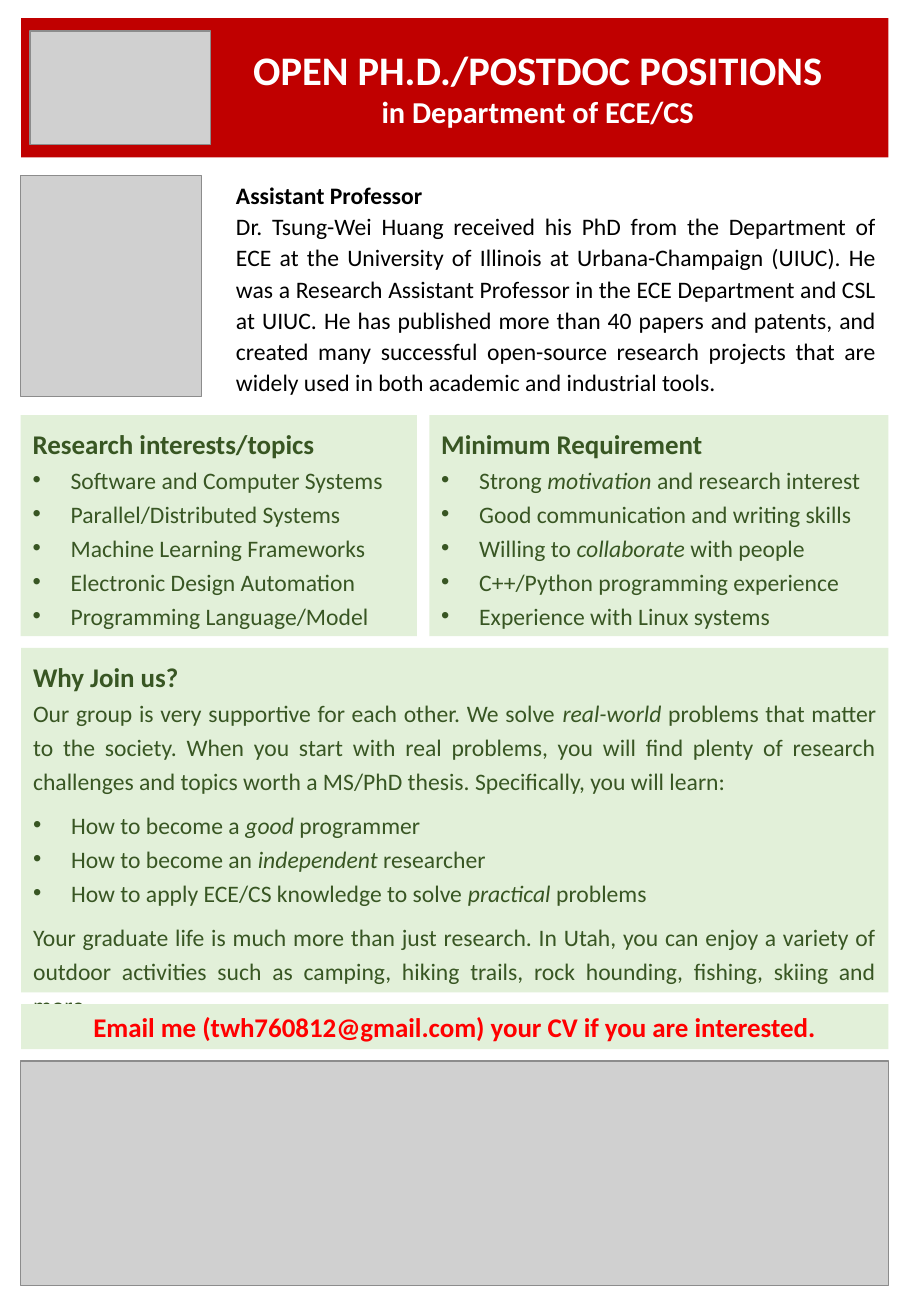
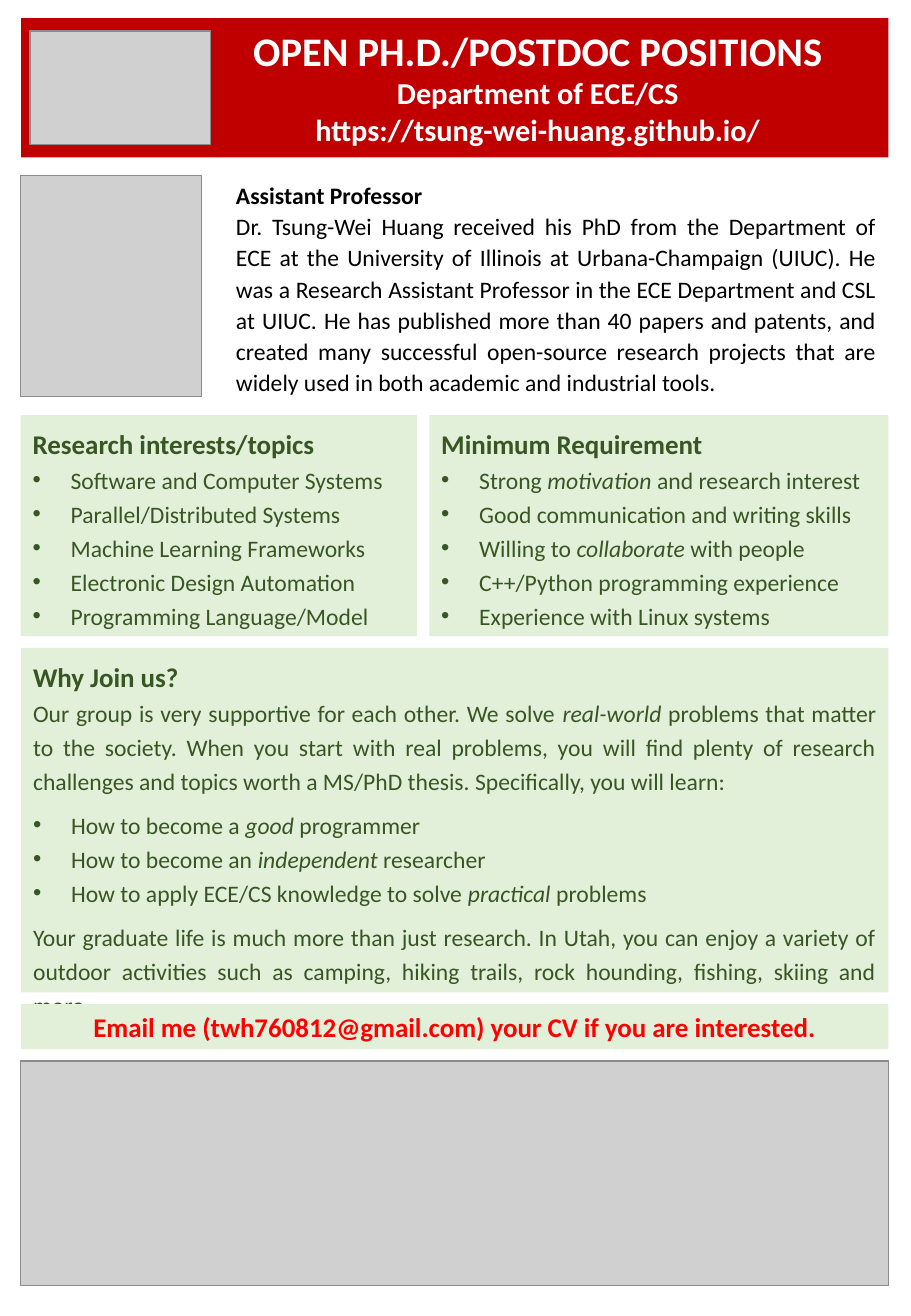
Before and after one commit to tsung-wei-huang/tsung-wei-huang.github.io, a slide deck: slide 1 of sliders/hiring_details/utah-recruit-poster.pptx. Drawn at 911x1316 pixels with LibreOffice and Linux fonts; fonts in the diff are those of the drawing; grey boxes stand for pictures. Boxes give left, top, right and bottom in pixels: in the first picture for what was removed or moved away, otherwise in the second. Text is boxed around its words. In the diff, an @@ line names an element or a change of style, - is before the commit and + after.

Commit message:
updated poster

```diff
--- a/sliders/hiring_details/utah-recruit-poster.pptx
+++ b/sliders/hiring_details/utah-recruit-poster.pptx
@@ text "OPEN PH.D./POSTDOC POSITIONS": place and size @@
-text "OPEN PH.D./POSTDOC POSITIONS" at [253,56,822,128]
+text "OPEN PH.D./POSTDOC POSITIONS" at [253,37,822,146]
@@ text at [315,82,759,146]: text changed @@
-in Department of ECE/CS
+Department of ECE/CS
+https://tsung-wei-huang.github.io/
```
Also in this commit, not shown: 1 other file.
